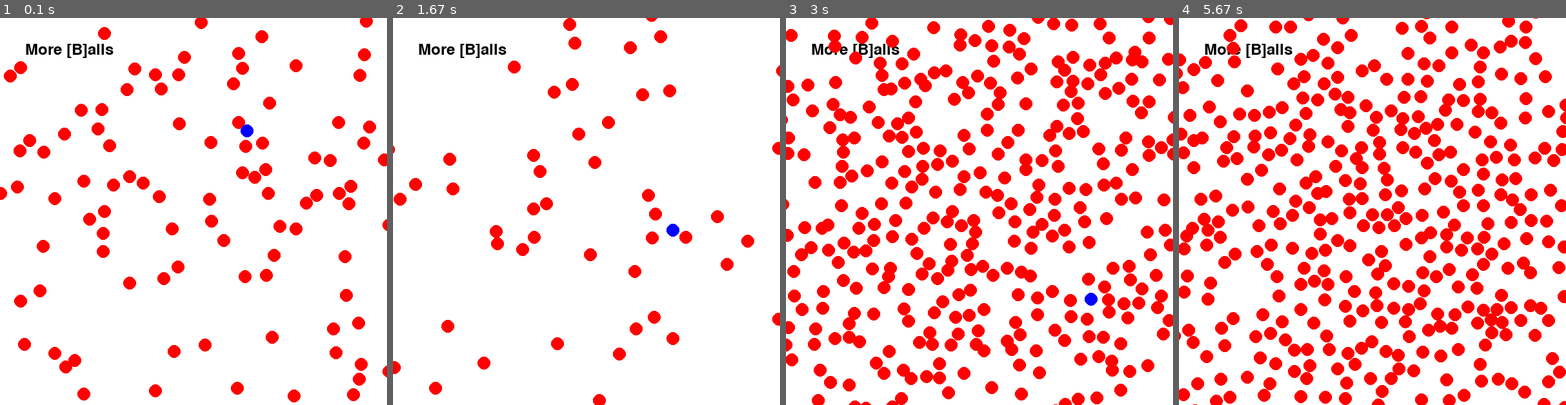
Above: before the commit, frames 1-4 (left to right).
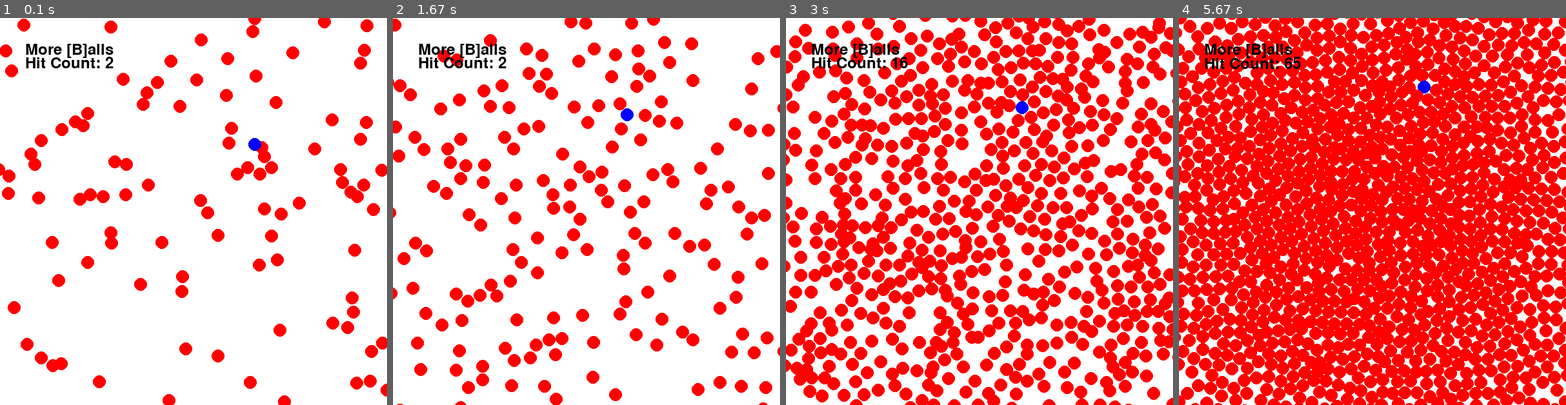
Above: after the commit, the same moments.

Repository: nrichards/pendulum2d
Game: pygame game, started from main.py
The game is run twice, just before and just after one commit, with the same random seed, the same clock (stepped at 60 frames per second) and the same inputs.
Inputs:
- Up to frame 1 (0.1 s): no input
- Up to frame 2 (1.67 s): tap B at 0.33 s
- Up to frame 3 (3 s): tap B at 1.67, 2.07, 2.37, 2.57, 2.9 s
- Up to frame 4 (5.67 s): tap B at 3.2, 3.4, 3.7, 3.97, 4.3, 4.6, 4.73, 5.13, 5.43 s

The runs differ from the first frame. In frame 1, 14% of the frame differs, in the area x 0-100%, y 0-100%; in frame 2, 18%; in frame 3, 49%; in frame 4, 63%.

Commit message:
Improve visibility of text and moving balls

Diff:
--- a/projectile_wall.py
+++ b/projectile_wall.py
@@ -17,8 +17,10 @@
 BALL_RADIUS = 10
 BALL_COLOR = (255, 0, 0)
 BALL_COLORS = {2: (0, 0, 255)}
-BIVM = BALL_INITIAL_VELOCITY_MAGNITUDE = 400
+BIVM = BALL_INITIAL_VELOCITY_MAGNITUDE = 40
 GAME_FONT = pygame.freetype.SysFont("None", 24)
+hit_count = 0
+HIT_COUNT_TO_EXPLODE = 100
 
 def convert_coordinates(point):
     return int(point[0]), DISPLAY_HEIGHT - int(point[1])
@@ -45,7 +47,15 @@
         return self.shape.collision_type
 
 def collide(arbiter, space, data):
-    print("collide")
+    global hit_count
+
+    # print("collide")
+    # draw a line?
+    # explode any red ball?
+    hit_count += 1
+    if hit_count % HIT_COUNT_TO_EXPLODE == 0:
+        print("BOOM")
+        # Ball(self.)
     return True
 
 def create_balls():
@@ -74,11 +84,13 @@
                     balls.extend(more_balls)
         display.fill(DISPLAY_COLOR)
 
-        GAME_FONT.render_to(display, (40, 40), "More [B]alls", (0, 0, 0))
-
         # ball.draw()
         # ball_2.draw()
         [ball.draw() for ball in balls]
+
+        GAME_FONT.render_to(display, (40, 40), "More [B]alls", (0, 0, 0))
+        GAME_FONT.render_to(display, (40, 60), "Hit Count: " + str(hit_count), (0, 0, 0))
+
 
         pygame.display.update()
         clock.tick(FPS)
